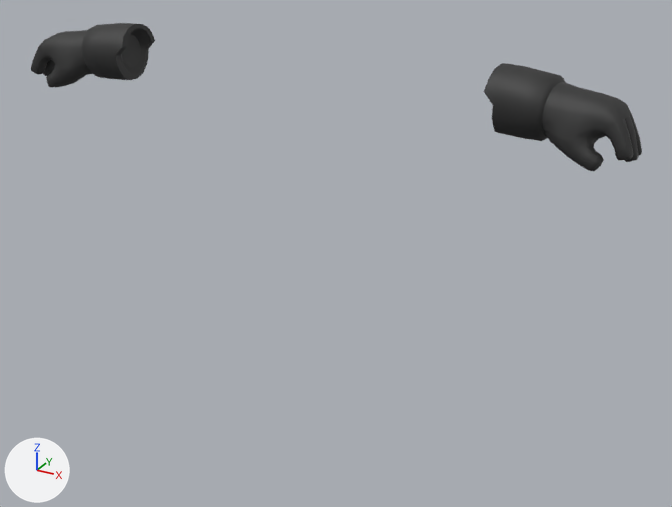
Two versions of the FBX model Objects/Mesh/armour/obj_helldiver_armour_gloves.fbx, one commit apart.
Rendered twice from a 50 mm lens placed at (0.0465, -0.0752, 0.0578), pointed at (0.0039, 0.0022, 0.0191). Every picture has the same lights, and +X, +Y and +Z are marked at lower left.

Before the edit, the objects in view are built like this:
```python
me_male_outfit_stuntman_gloves_combmesh_001 = bpy.data.meshes.new('male_outfit_stuntman_gloves_combMesh.001')
me_male_outfit_stuntman_gloves_combmesh_001.from_pydata(...)  # 1064 vertices, 1198 faces; spans x -3.29..3.29, y -0.19..0.54, z 3.32..4.05
me_male_outfit_stuntman_gloves_combmesh_001.materials.append(mat_black_004)  # dark grey #515151
ob_outfit_helldiver_gloves_low = bpy.data.objects.new('outfit_helldiver_gloves_low', me_male_outfit_stuntman_gloves_combmesh_001)
ob_outfit_helldiver_gloves_low.location = (0.0, 0.0, 0.0)
ob_outfit_helldiver_gloves_low.scale = (0.01, 0.01, 0.01)
```
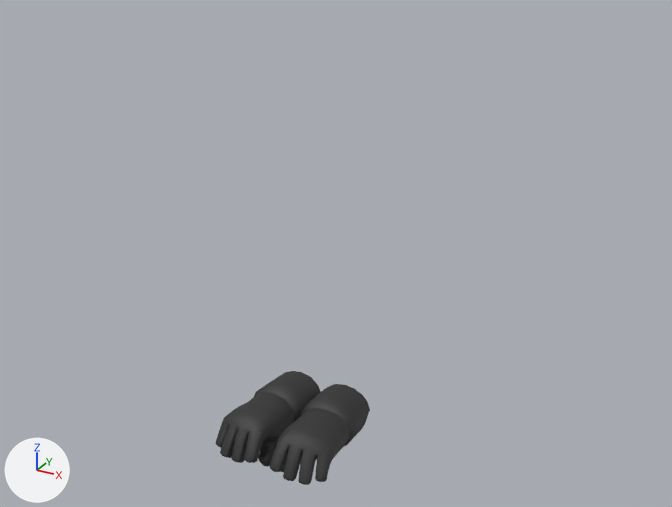
Location of each change, [x1, y1, x2, y2] in pixels of the pictures (672 x 507 px; the box of a moved part takes in the faces that stretch with it):
```json
{"object": "outfit_helldiver_gloves_low", "change": "reshaped, turned", "before": [31, 23, 642, 171], "after": [216, 371, 370, 485]}
{"part": 1, "of": "me_male_outfit_stuntman_gloves_combmesh_001", "change": "moved or reshaped", "before": [484, 63, 642, 171], "after": [270, 384, 370, 485]}
{"part": 2, "of": "me_male_outfit_stuntman_gloves_combmesh_001", "change": "moved or reshaped", "before": [31, 23, 155, 87], "after": [216, 371, 321, 467]}
```

Edits to the scene script, one JSON object a line:
```json
{"block": "me_male_outfit_stuntman_gloves_combmesh_001", "where": "me_male_outfit_stuntman_gloves_combmesh_001.from_pydata(...)  # 1064 vertices, 1198 faces; spans x -3.29..3.29, y -0.19..0.54, z 3.32..4.05"}
{"block": "me_male_outfit_stuntman_gloves_combmesh_001", "where": "# used by ob_outfit_helldiver_gloves_low; location = (0.0, 0.0, 0.0); scale = (0.01, 0.01, 0.01)"}
{"block": "me_male_outfit_stuntman_gloves_combmesh_001", "change": "me_male_outfit_stuntman_gloves_combmesh_001 part 1: the loose piece of 532 vertices spanning x 1.98..3.29, y -0.19..0.54, z 3.32..4.05 is multiplied about its middle by the matrix ((0.137, 0.99, -0.022), (0.156, 0.0, 0.988), (0.978, -0.139, -0.155)), then moved by (-2.3, -0.35, -3.64)"}
{"block": "me_male_outfit_stuntman_gloves_combmesh_001", "change": "me_male_outfit_stuntman_gloves_combmesh_001 part 2: the loose piece of 532 vertices spanning x -3.29..-1.98, y -0.19..0.54, z 3.32..4.05 is multiplied about its middle by the matrix ((0.137, -0.99, 0.022), (-0.156, 0.0, 0.988), (-0.978, -0.139, -0.155)), then moved by (2.3, -0.35, -3.64)"}
{"op": "set", "path": "ob_outfit_helldiver_gloves_low.rotation_euler", "old": "(0.0, 0.0, 0.0)", "new": "(1.571, 0.0, 0.0)", "note": "degrees (0, 0, 0) -> degrees (90, 0, 0)"}
```
